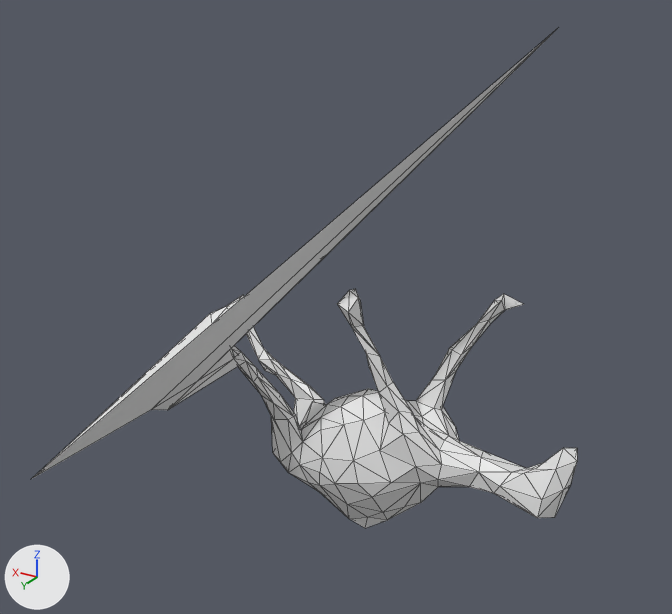
Before and after pictures for a commit that changed the OBJ model mesh_cnn/datasets/random_walks/T497.obj.
Before and after are seen from a 50 mm camera at (-1.5, 2.75, 1.84) aimed at (0.07, 0.14, 0.53). Lighting does not change. The marker at lower left points along +X, +Y and +Z. Mesh edges are drawn as thin lines. Where no turn or scale is listed for an object, it has been applied to the vertices.

In view in the first picture: 'T497'.
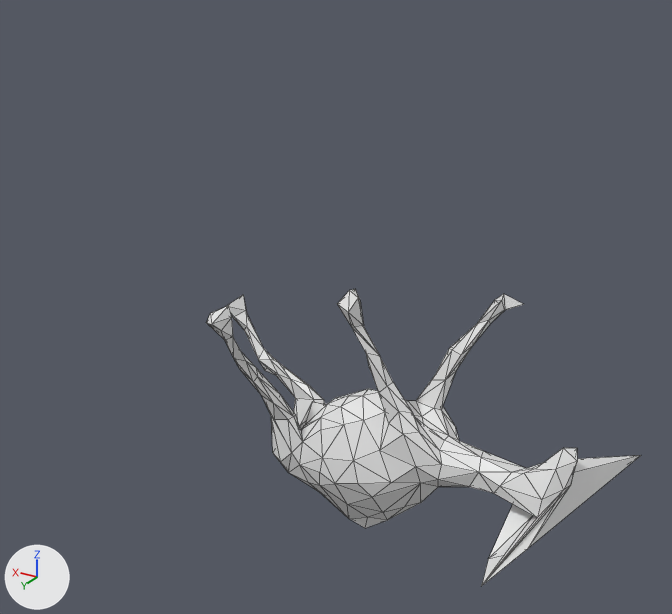
Where the change shows, as pixel boxes [x1, y1, x2, y2] in the pictures (672 x 614 px; the box of a moved part takes in the faces that stretch with it):
'T497', reshaped (20% narrower, 40% shorter): before [32, 30, 577, 528]; after [207, 289, 641, 585]
part 1 of me_t497, moved or reshaped: before [538, 486, 570, 518]; after [482, 455, 641, 585]
part 2 of me_t497, moved or reshaped: before [32, 30, 556, 479]; after [207, 306, 246, 361]

Edits to the bpy script that builds the scene:
```text
Change me_t497:
    where me_t497.from_pydata(...)  # 252 vertices, 500 faces; spans x -0.8..1.15, y -0.29..0.69, z -0.45..1.51
    used by ob_t497; location = (0.0, 0.0, 0.0)
    me_t497 part 1
    me_t497.vertices[73].co: (-0.7, -0.06, -0.06) -> (-0.94, -0.36, -0.02)  # not seen -> pixel (641, 455)
    me_t497.vertices[83].co: (-0.72, -0.02, -0.14) -> (-0.59, 0.21, -0.26)  # not seen -> pixel (488, 558)
    me_t497.vertices[102].co: (-0.77, -0.01, -0.07) -> (-0.72, 0.19, -0.17)  # pixel (564, 498) -> pixel (527, 548)
    me_t497.vertices[130].co: (-0.56, 0.03, -0.11) -> (-0.74, -0.12, -0.09)
    me_t497.vertices[139].co: (-0.76, 0.04, -0.12) -> (-0.62, 0.34, -0.26)  # pixel (554, 517) -> pixel (481, 586)
    me_t497 part 2
    me_t497.vertices[241].co: (0.7, 0.37, 0.04) -> (0.45, 0.25, 0.36)  # pixel (167, 410) -> pixel (233, 337)
    me_t497.vertices[244].co: (0.09, 0.16, 0.73) -> (0.44, 0.27, 0.46)  # pixel (327, 254) -> pixel (231, 317)
    me_t497.vertices[246].co: (0.71, 0.44, 0.07) -> (0.48, 0.27, 0.36)  # pixel (151, 409) -> pixel (224, 340)
    me_t497.vertices[248].co: (-0.59, -0.03, 1.51) -> (0.45, 0.32, 0.42)  # not seen -> pixel (221, 330)
    me_t497.vertices[249].co: (1.15, 0.69, -0.25) -> (0.5, 0.34, 0.45)  # pixel (30, 479) -> pixel (206, 322)
```
